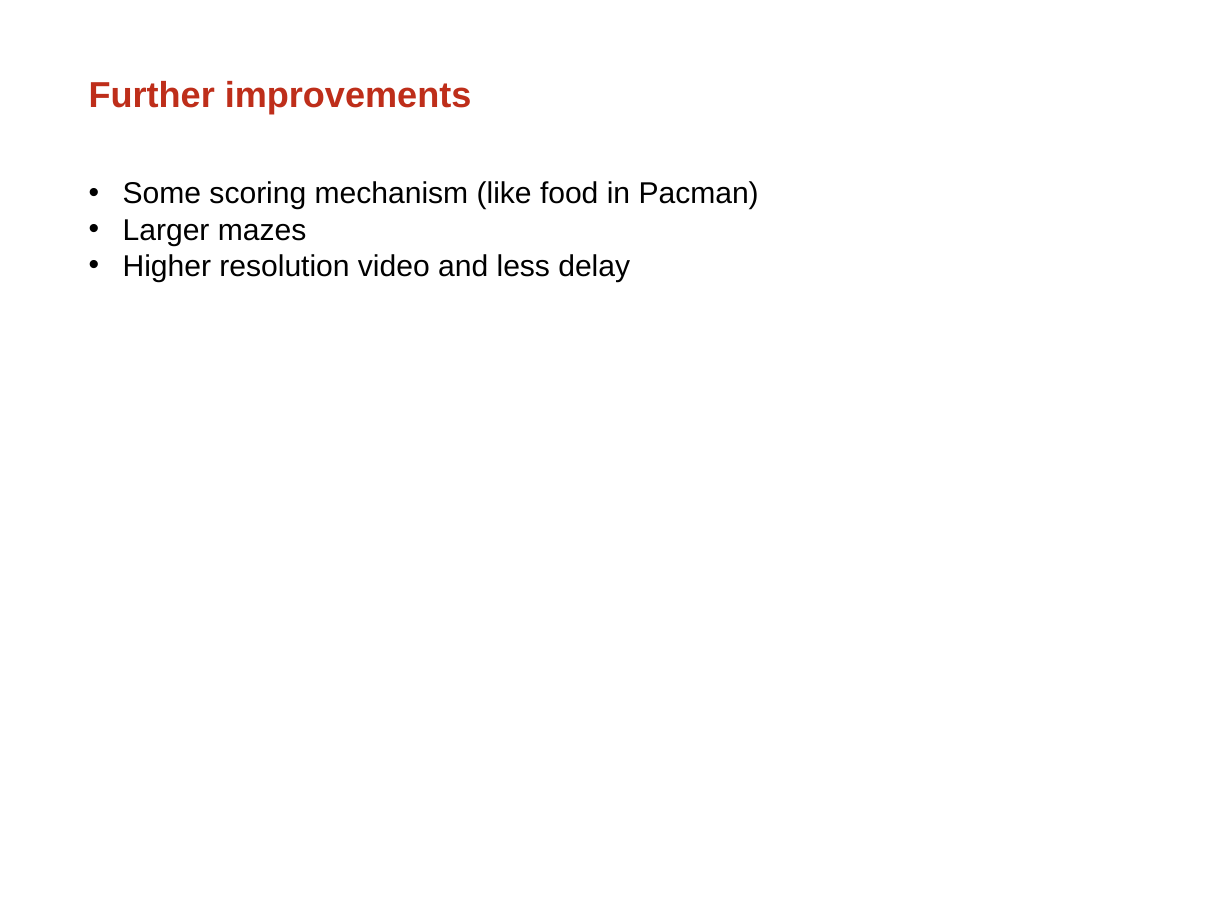
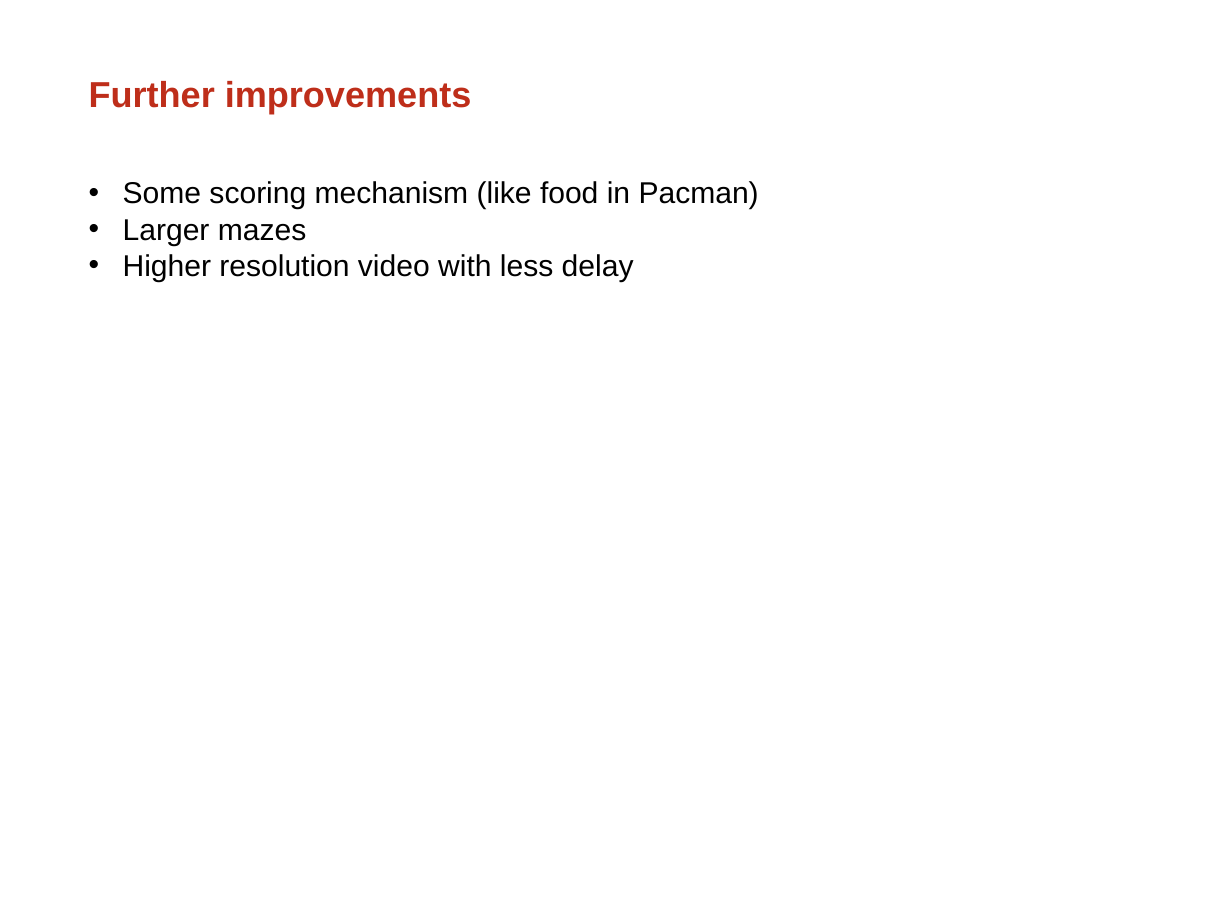
Before and after one commit to GSamuel/Robotica-2014-2015-Pacman, a slide deck: slide 9 of Overige/presentation pacman.ppt. Drawn at 1232x924 pixels with LibreOffice and Linux fonts; fonts in the diff are those of the drawing; background and template pictures are left out. Boxes give left, top, right and bottom in pixels: in the first picture for what was removed or moved away, otherwise in the second. Text is boxed around its words. In the diff, an @@ line names an element or a change of style, - is before the commit and + after.

Commit message:
presentation done

```diff
--- a/Overige/presentation pacman.ppt
+++ b/Overige/presentation pacman.ppt
@@ text at (x1=123, y1=254, x2=634, y2=282): text changed @@
-• Higher resolution video and less delay
+• Higher resolution video with less delay
```
Also in this commit, not shown: 1 other slide changed, 1 slide added, 1 slide removed.
